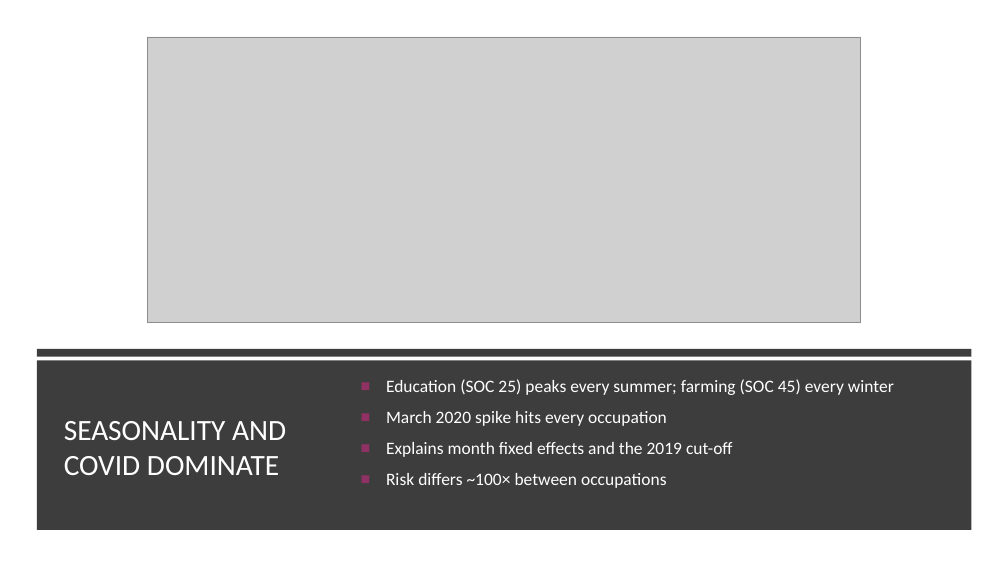
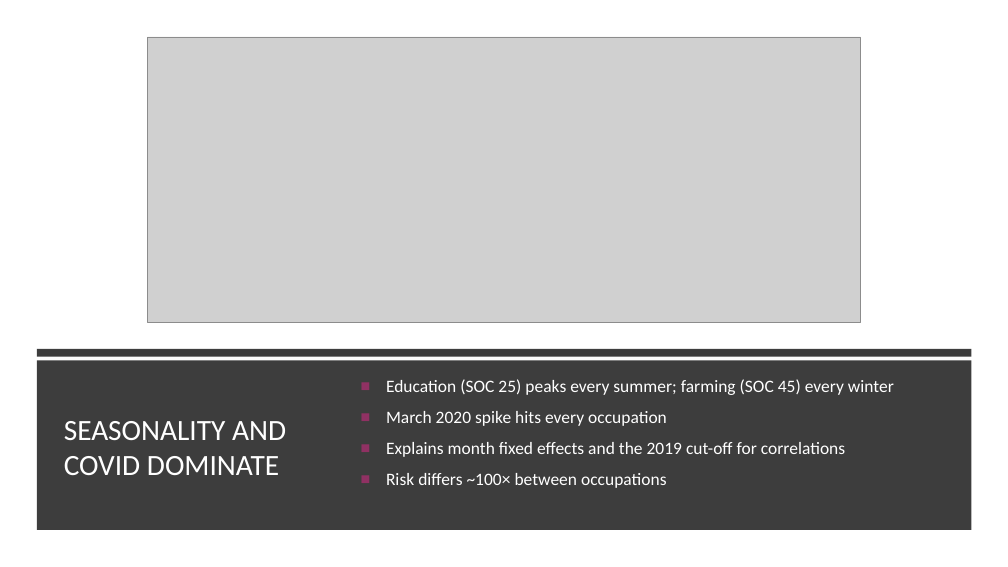
Before and after one commit to Ashonet/CSCU9DA_Assignment, a slide deck: slide 6 of CSCU9DA_Presentation.pptx. Drawn at 1008x567 pixels with LibreOffice and Linux fonts; fonts in the diff are those of the drawing; grey boxes stand for pictures. Boxes give left, top, right and bottom in pixels: in the first picture for what was removed or moved away, otherwise in the second. Text is boxed around its words. In the diff, an @@ line names an element or a change of style, - is before the commit and + after.

```diff
--- a/CSCU9DA_Presentation.pptx
+++ b/CSCU9DA_Presentation.pptx
@@ text at (x1=386, y1=442, x2=845, y2=457): text changed @@
-■ Explains month fixed effects and the 2019 cut-off
+■ Explains month fixed effects and the 2019 cut-off for correlations
```
Also in this commit, not shown: 6 other slides changed, 2 slides added.
